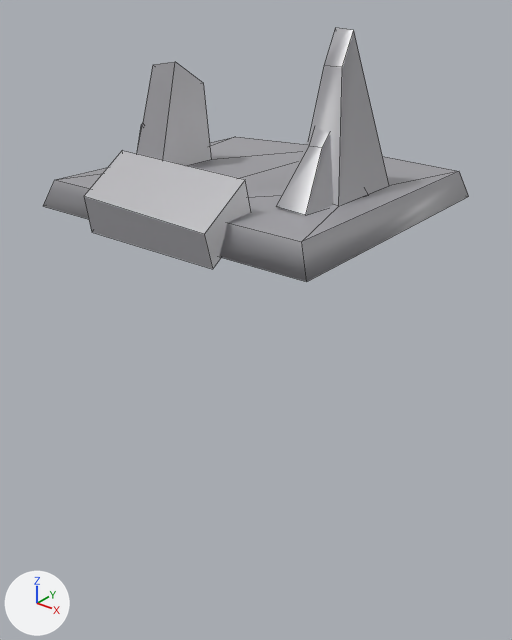
The Blender file Assets/GFX/StoneTower/StoneTower.blend: old version first, new version second.
Before and after are seen from a 50 mm camera at (3.17, -3.71, 1.11) aimed at (0.12, 0.11, -1.26). The axes (+X, +Y, +Z) are drawn at lower left. The lights are the same throughout. Mesh edges are drawn as thin lines. The same objects are shown in both versions, whatever each file hides.

Before the edit, the objects in view are built like this:
```python
me_cubo_004 = bpy.data.meshes.new('Cubo.004')
me_cubo_004.from_pydata(...)  # 53 vertices, 42 faces; spans x -1.6..1.69, y -1.35..1.93, z -0.61..1.19
# faces by material slot: [39, 3]
me_cubo_004.materials.append(mat_stone)  # its picture is missing
me_cubo_004.materials.append(mat_crack)  # blue #b5c8da
ob_bottom = bpy.data.objects.new('Bottom', me_cubo_004)
ob_bottom.location = (0.0, 0.0, 0.0)
ob_bottom.scale = (0.699, 0.699, 0.699)
```
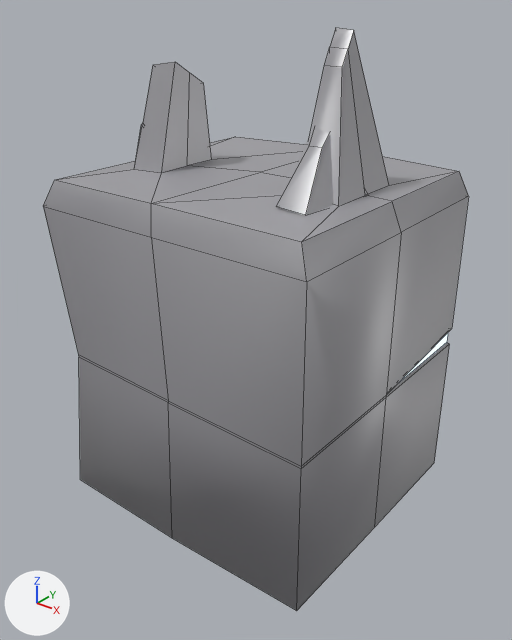
Diff of the bpy script that builds the scene:
```diff
--- a/Assets/GFX/StoneTower/StoneTower.blend.py
+++ b/Assets/GFX/StoneTower/StoneTower.blend.py
@@ me_cubo_004 @@
 # used by ob_bottom; location = (0.0, 0.0, 0.0); scale = (0.699, 0.699, 0.699)
-me_cubo_004.from_pydata(...)  # 53 vertices, 42 faces; spans x -1.6..1.69, y -1.35..1.93, z -0.61..1.19
+me_cubo_004.from_pydata(...)  # 81 vertices, 71 faces; spans x -1.59..1.71, y -1.19..1.93, z -4.03..1.19
+# me_cubo_004 part 1: the loose piece of 8 vertices spanning x -0.77..0.86, y -1.35..-0.75, z -0.61..0.08 is deleted
+# me_cubo_004 part 2
+# 10 faces are deleted
+# 1 vertex moves from x -1.6, y 1.87, z -0.54 to x -1.5, y 1.78, z -0.54
+# 36 vertices are added at x -1.59..1.71, y -1.19..1.93, z -4.03..1.04
+# 43 new faces join them, mat_stone (its picture is missing)
+# 2 new faces join them, mat_crack (blue #b5c8da)
 me_cubo_004.materials.append(mat_stone)
```

Boxes [x1, y1, x2, y2] around the edits, measured in the pictures (512 x 640 px):
'Bottom', reshaped (129% taller)
    before: [43, 28, 469, 282]
    after: [43, 28, 469, 611]
part 1 of me_cubo_004, deleted
    before: [84, 151, 251, 269]
part 2 of me_cubo_004, built on
    before: [163, 28, 469, 281]
    after: [43, 28, 469, 611]
